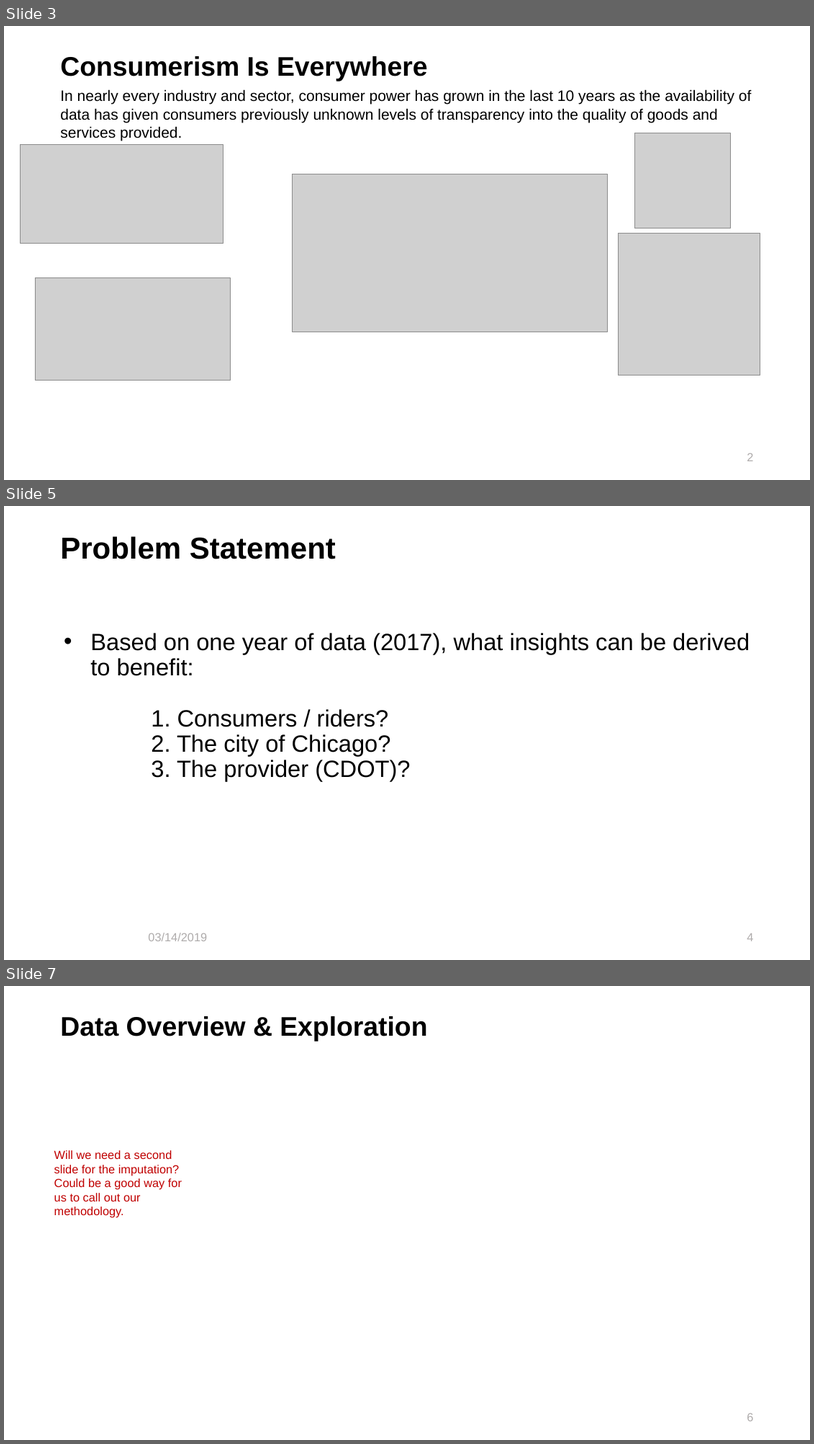
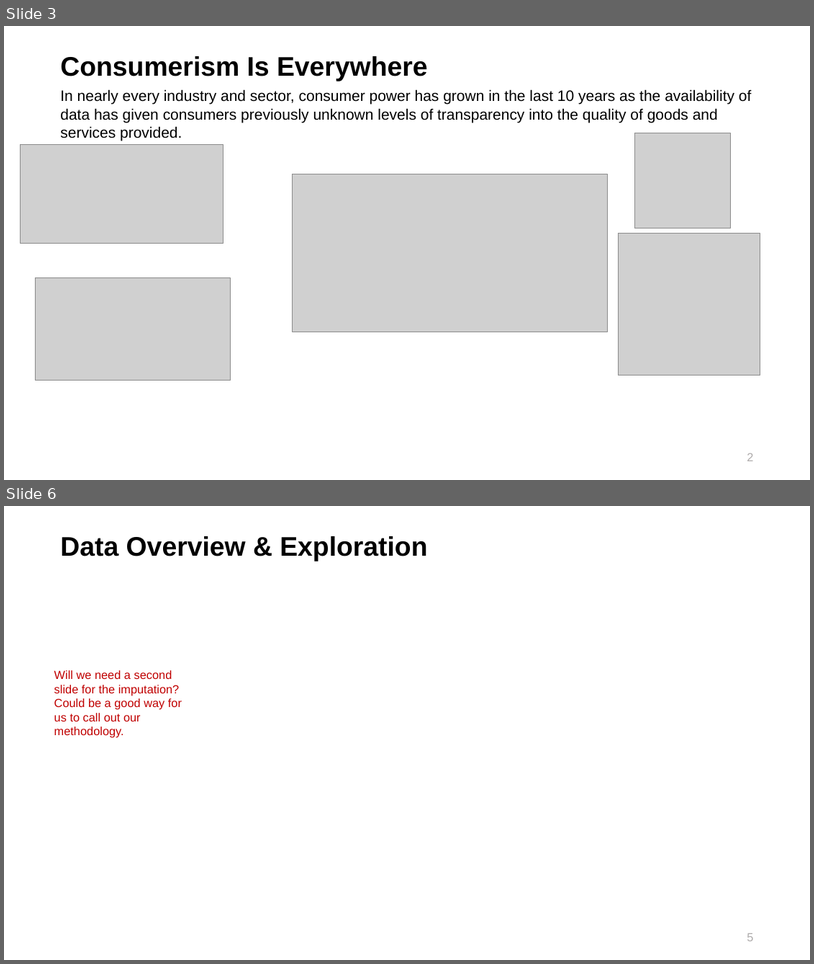
Before and after one commit to maringow/DataMiningGroupProject, a slide deck: Data Mining_Final Project_Hospital Ranking.pptx. Shown one above the other, each under a label of ours: slides 3, 5 and 7 before the commit, slides 3 and 6 after it; the slides between them are not shown. The pictures are 814x1444 and 814x964 pixels, drawn with LibreOffice and Linux fonts; fonts in the diff are those of the drawing; grey boxes stand for pictures; background and template pictures are left out. Boxes give left, top, right and bottom in pixels: in the first picture for what was removed or moved away, otherwise in the second. Text is boxed around its words. In the diff, an @@ line names an element or a change of style, - is before the commit and + after.

```diff
--- a/Data Mining_Final Project_Hospital Ranking.pptx
+++ b/Data Mining_Final Project_Hospital Ranking.pptx
@@ slide 5 removed at [4,506,810,960], background picture (left out) @@
@@ title removed at [60,536,336,559] @@
-Problem Statement
@@ text removed at [90,633,750,781] @@
-• Based on one year of data (2017), what insights can be derived to benefit:
-1. Consumers / riders?
-2. The city of Chicago?
-3. The provider (CDOT)?
@@ text removed at [148,932,207,941] @@
-03/14/2019
@@ text removed at [747,933,754,941] @@
-4
@@ what was slide 7 is now slide 6 @@
```
Also in this commit, not shown: 1 slide changed, 2 slides added, 2 other slides removed.
